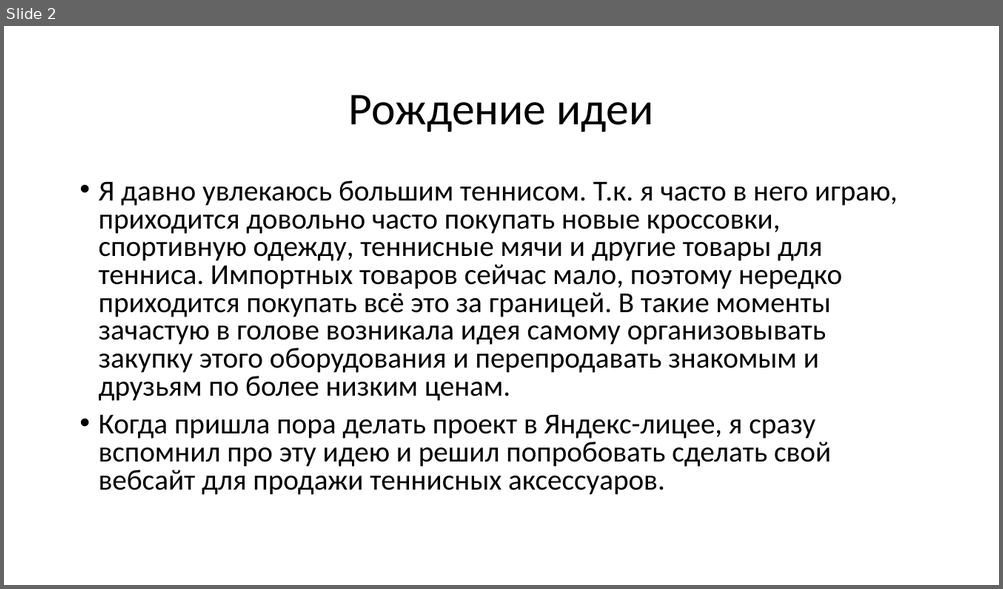
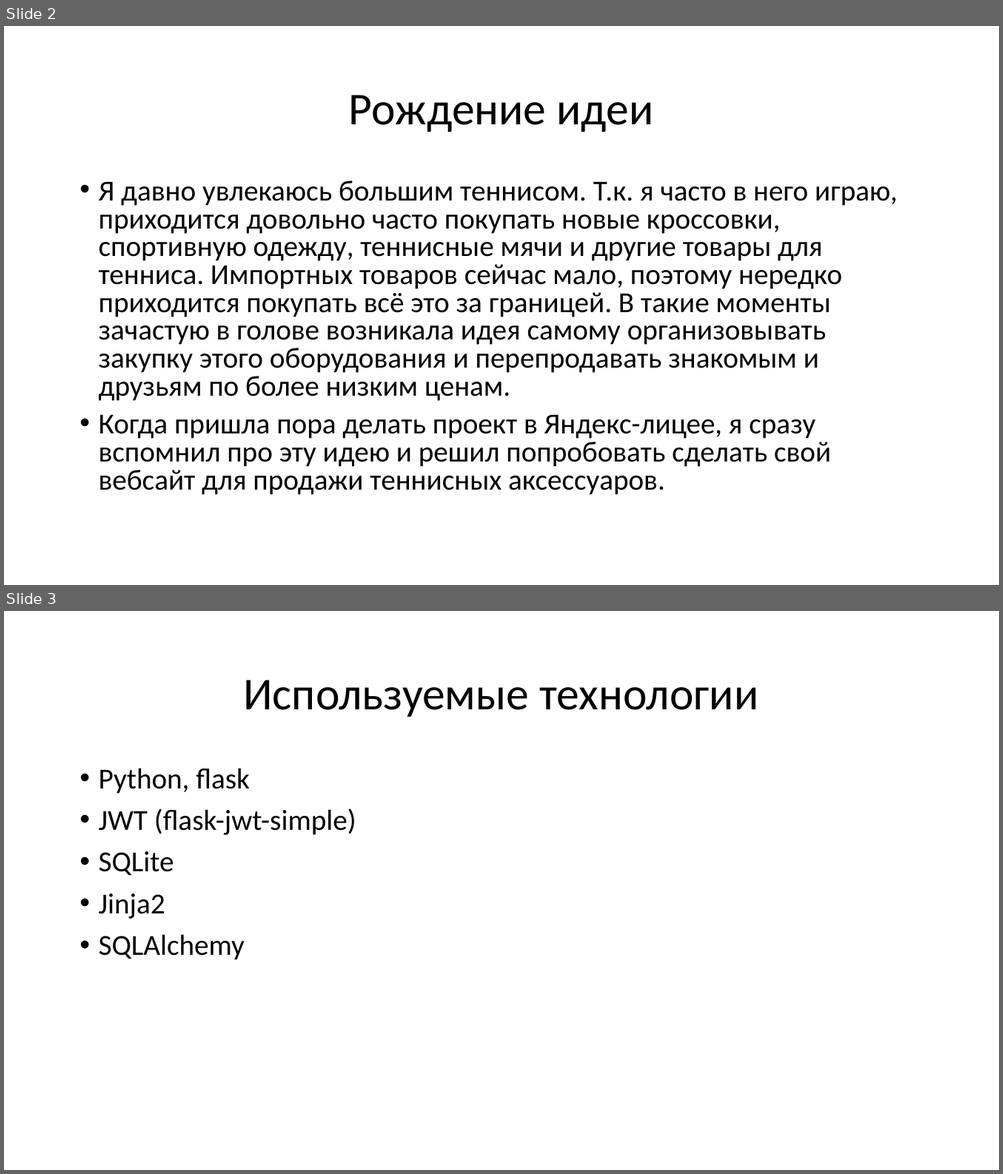
Before and after one commit to Ivan-Bolotov/flask-internet-store, a slide deck: Презентация.pptx. Shown one above the other, each under a label of ours: slide 2 before the commit, slides 2 and 3 after it. The pictures are 1003x589 and 1003x1174 pixels, drawn with LibreOffice and Linux fonts; fonts in the diff are those of the drawing. Boxes give left, top, right and bottom in pixels: in the first picture for what was removed or moved away, otherwise in the second. Text is boxed around its words. In the diff, an @@ line names an element or a change of style, - is before the commit and + after.

```diff
--- a/Презентация.pptx
+++ b/Презентация.pptx
@@ slide 3 added at (4, 611, 999, 1170), background #FFFFFF @@
@@ title added at (244, 680, 758, 717), 44 pt, text #000000 @@
+Используемые технологии
@@ text added at (99, 768, 356, 960), 28 pt, text #000000 @@
+• Python, flask
+• JWT (flask-jwt-simple)
+• SQLite
+• Jinja2
+• SQLAlchemy
```
Also in this commit, not shown: 20 other files.
